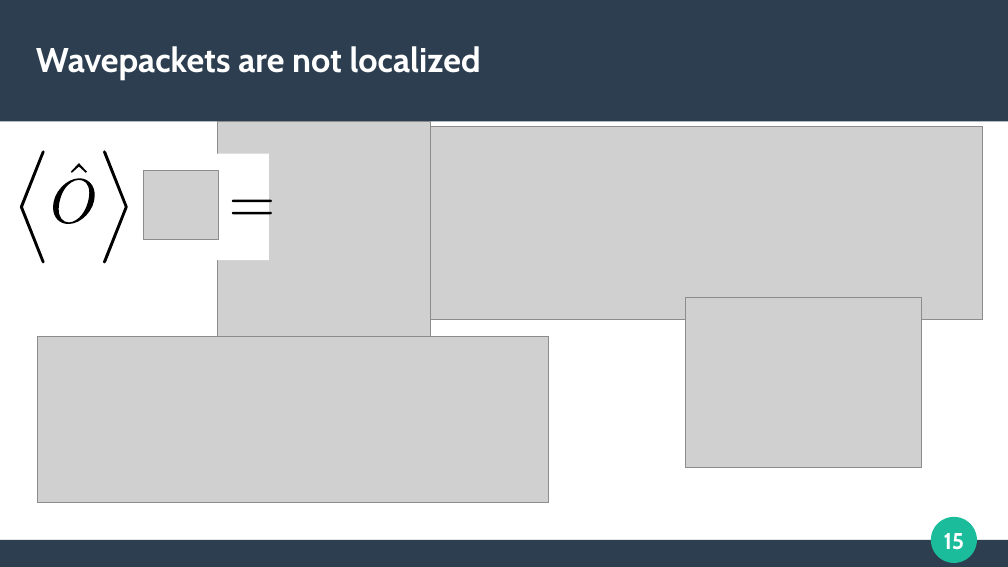
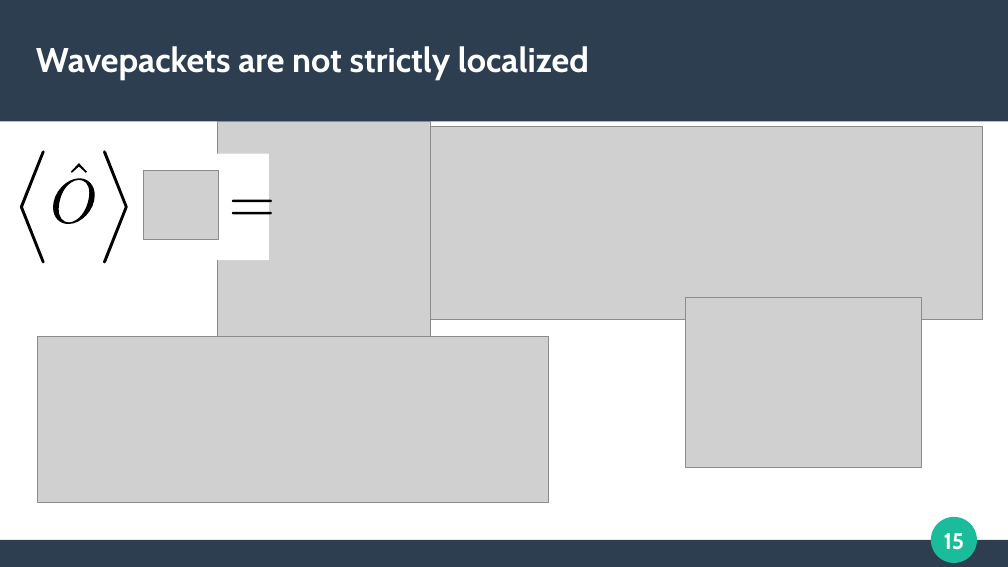
Before and after one commit to apandada1/bachelors-thesis, a slide deck: slide 15 of presentation/final presentation.odp. Drawn at 1008x567 pixels with LibreOffice and Linux fonts; fonts in the diff are those of the drawing; grey boxes stand for pictures. Boxes give left, top, right and bottom in pixels: in the first picture for what was removed or moved away, otherwise in the second. Text is boxed around its words. In the diff, an @@ line names an element or a change of style, - is before the commit and + after.

```diff
--- a/presentation/final presentation.odp
+++ b/presentation/final presentation.odp
@@ title at [36, 46, 589, 80]: text changed @@
-Wavepackets are not localized
+Wavepackets are not strictly localized
```
Also in this commit, not shown: 20 other slides changed.
